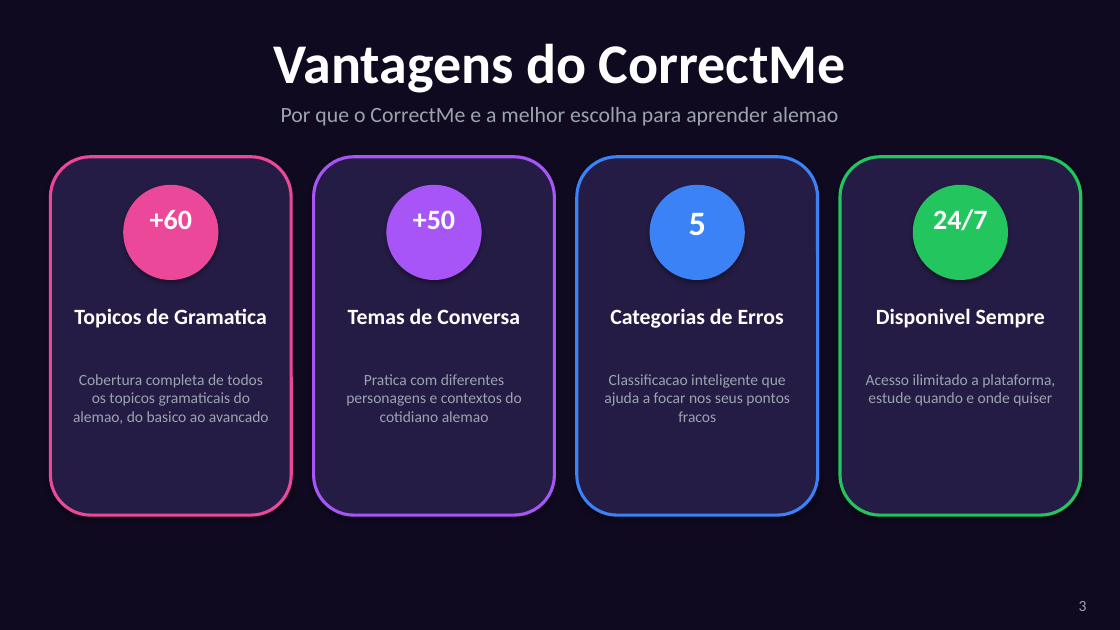
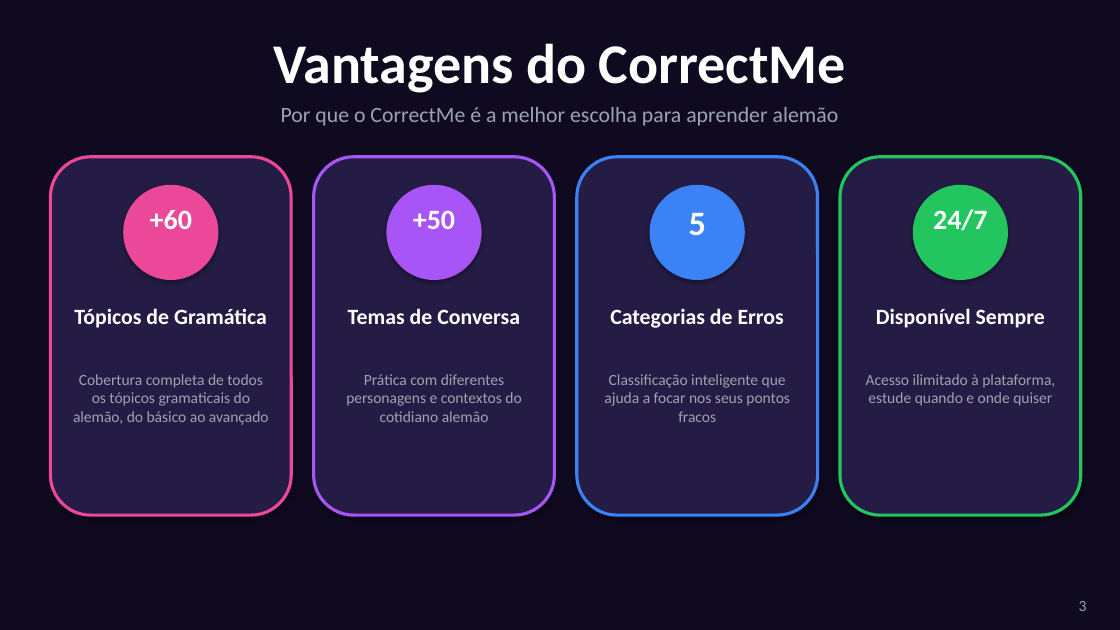
Before and after one commit to ImmoNeural/Correctmemycleverbot, a slide deck: slide 3 of CorrectMe_Apresentacao.pptx. Drawn at 1120x630 pixels with LibreOffice and Linux fonts; fonts in the diff are those of the drawing. Boxes give left, top, right and bottom in pixels: in the first picture for what was removed or moved away, otherwise in the second. Text is boxed around its words. In the diff, an @@ line names an element or a change of style, - is before the commit and + after.

```diff
--- a/CorrectMe_Apresentacao.pptx
+++ b/CorrectMe_Apresentacao.pptx
@@ text at [281, 107, 839, 126]: text changed @@
-Por que o CorrectMe e a melhor escolha para aprender alemao
+Por que o CorrectMe é a melhor escolha para aprender alemão
@@ text at [74, 308, 267, 328]: text changed @@
-Topicos de Gramatica
+Tópicos de Gramática
@@ text at [73, 374, 269, 425]: text changed @@
-Cobertura completa de todos os topicos gramaticais do alemao, do basico ao avancado
+Cobertura completa de todos os tópicos gramaticais do alemão, do básico ao avançado
@@ text at [346, 374, 521, 422]: text changed @@
-Pratica com diferentes personagens e contextos do cotidiano alemao
+Prática com diferentes personagens e contextos do cotidiano alemão
@@ text at [604, 374, 790, 422]: text changed @@
-Classificacao inteligente que ajuda a focar nos seus pontos fracos
+Classificação inteligente que ajuda a focar nos seus pontos fracos
@@ text at [866, 374, 1055, 406]: text changed @@
-Acesso ilimitado a plataforma, estude quando e onde quiser
+Acesso ilimitado à plataforma, estude quando e onde quiser
```
Also in this commit, not shown: 14 other slides changed, 1 other file.
